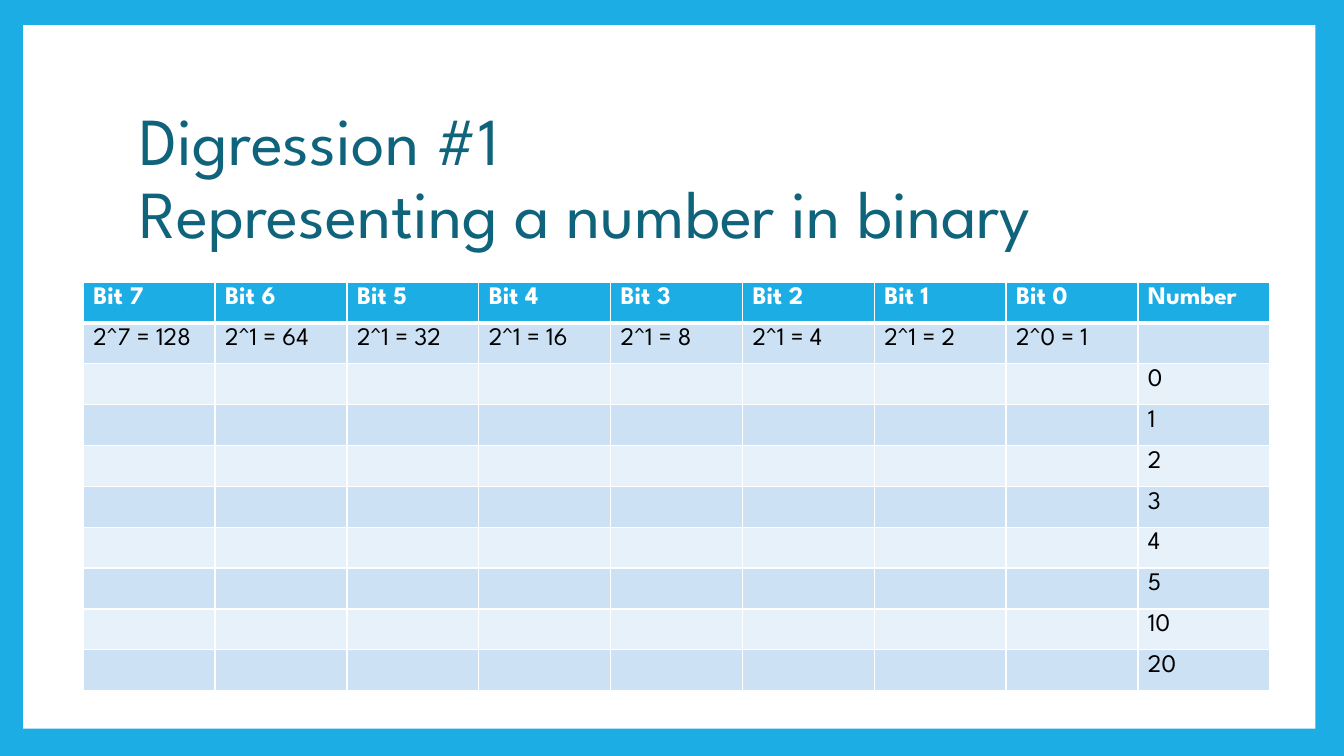
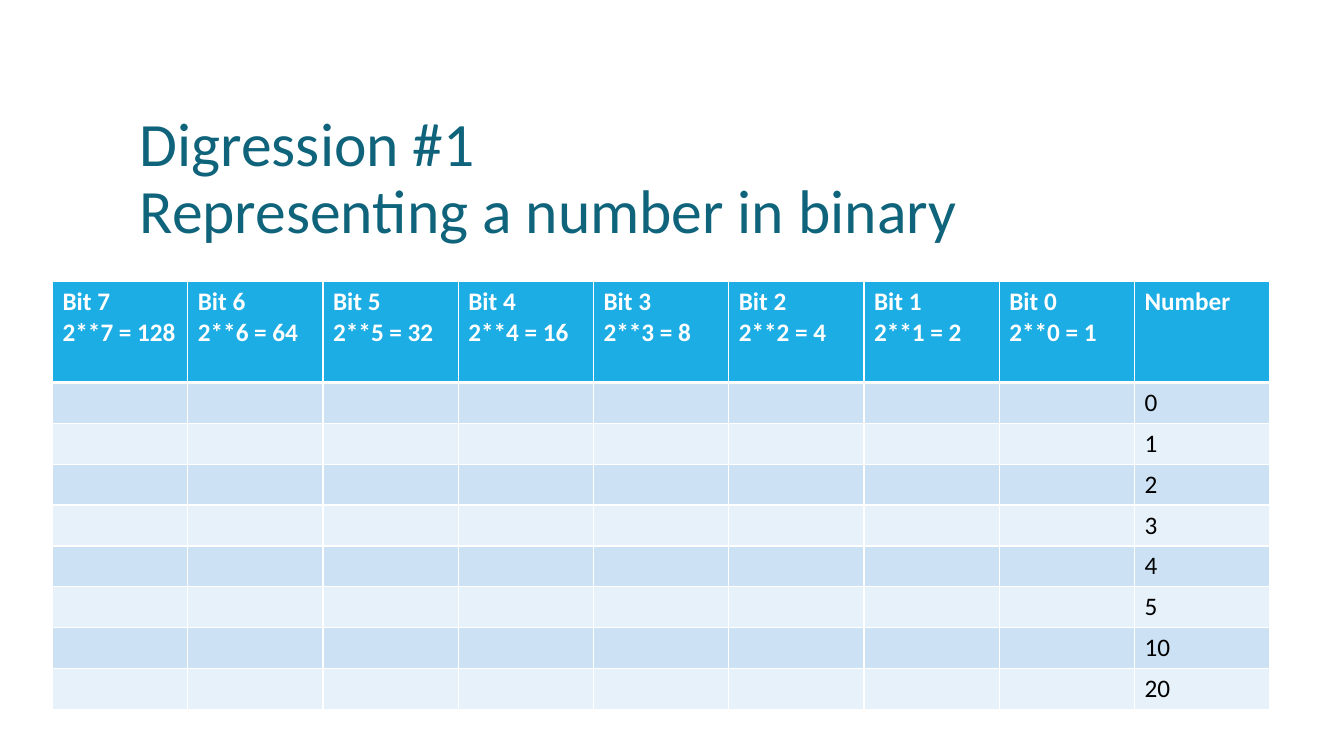
Before and after one commit to uday87j/teach_python, a slide deck: slide 2 of fundamentals/3-Binary Numbers, Opertions.pptx. Drawn at 1344x756 pixels with LibreOffice and Linux fonts; fonts in the diff are those of the drawing. Boxes give left, top, right and bottom in pixels: in the first picture for what was removed or moved away, otherwise in the second. Text is boxed around its words. In the diff, an @@ line names an element or a change of style, - is before the commit and + after.

```diff
--- a/fundamentals/3-Binary Numbers, Opertions.pptx
+++ b/fundamentals/3-Binary Numbers, Opertions.pptx
@@ rectangle removed at (0, 0, 1344, 756) @@
@@ rectangle removed at (23, 25, 1316, 729) @@
@@ title "Digression #1 Representing a number ..." at (140, 123, 956, 244): size 48 to 44 pt, font League Spartan to Calibri @@
@@ table at (52, 281, 1268, 710) @@
-row 1: Bit 7 | Bit 6 | Bit 5 | Bit 4 | Bit 3 | Bit 2 | Bit 1 | Bit 0 | Number
-row 2: 2^7 = 128 | 2^1 = 64 | 2^1 = 32 | 2^1 = 16 | 2^1 = 8 | 2^1 = 4 | 2^1 = 2 | 2^0 = 1 | 
+row 1: Bit 7 / 2**7 = 128 | Bit 6 / 2**6 = 64 | Bit 5 / 2**5 = 32 | Bit 4 / 2**4 = 16 | Bit 3 / 2**3 = 8 | Bit 2 / 2**2 = 4 | Bit 1 / 2**1 = 2 | Bit 0 / 2**0 = 1 | Number
@@ table: place and size @@
-table at (84, 282, 1272, 721)
+table at (52, 281, 1268, 710)
```
Also in this commit, not shown: 8 other slides changed, 3 slides added, 2 other files.
